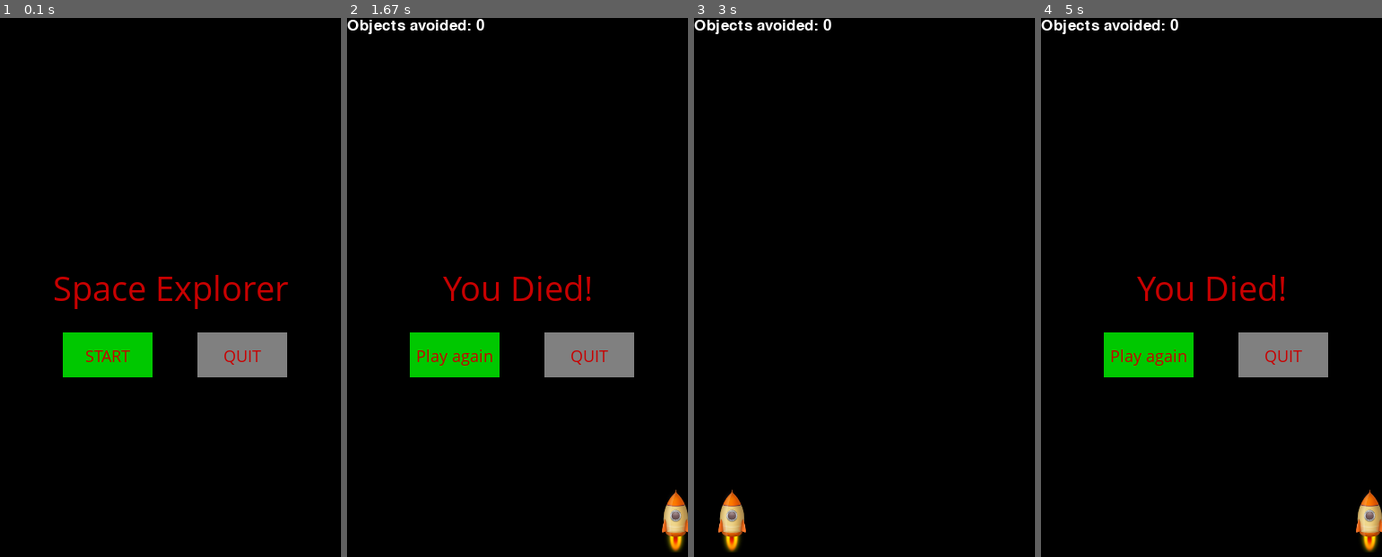
Above: before the commit, frames 1-4 (left to right).
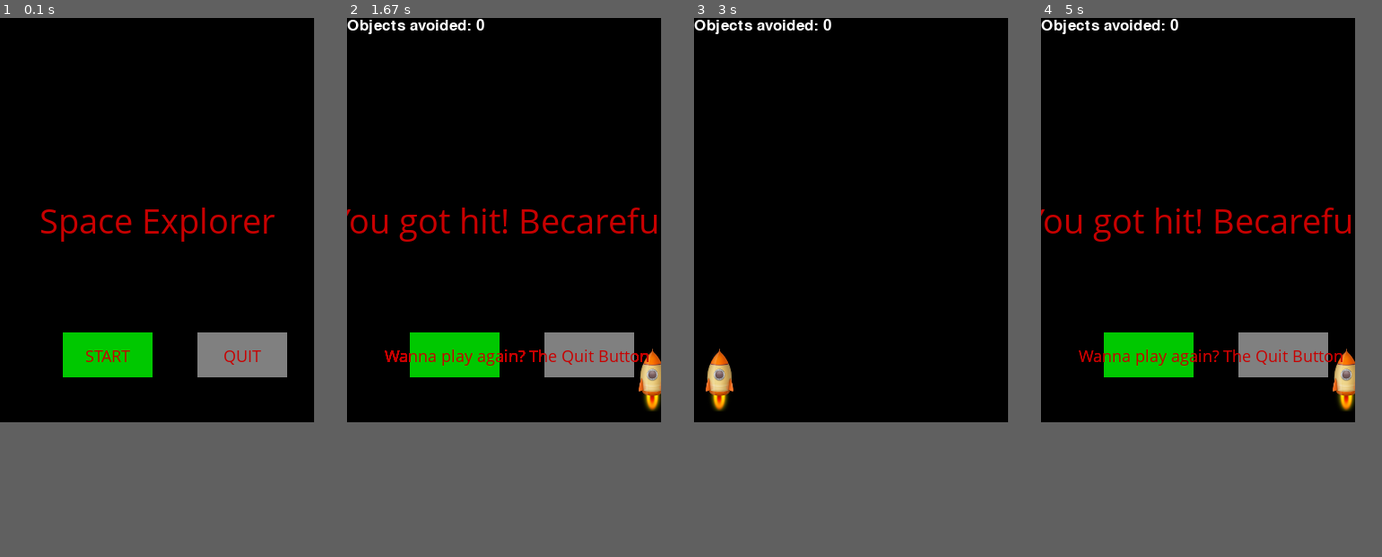
Above: after the commit, the same moments.

Repository: hannashin/practicecode
Game: pygame game, started from SpaceExplorer.py
Two runs of this game, one before a commit and one after it. Both use one fixed random seed, a clock stepped at 60 frames per second and the inputs below.
Inputs (mouse positions are in pixels of both pictures, inside the frame that each line leads up to):
- Up to frame 1 (0.1 s): no input
- Up to frame 2 (1.67 s): click "START" at 0.42 s; hold Right 0.67-1.13 s; move the mouse to (493, 238) at 0.7 s; hold Right 1.17-1.63 s; move the mouse to (507, 244) at 1.2 s
- Up to frame 3 (3 s): click (803, 352) at 2.33 s, where only the run after the commit has a clickable "Wanna play again?"; hold Left 2.57-2.97 s; move the mouse to (755, 158) at 2.6 s
- Up to frame 4 (5 s): hold Right 3-3.63 s; hold Left 3.67-4.13 s; hold Right 4.17-4.63 s; hold Right from 4.67 s (still down)
The window is 380x600 before the commit and 350x450 after it. Grey fills any space a smaller window leaves; there, only what the larger window draws over its background counts as a difference.

The runs differ from the first frame. In frame 1, 2.1% of the frame differs, in the area x 12-85%, y 35-54%; in frame 2, 4.0%, in the area x 0-100%, y 35-100%; in frame 3, 1.2%; in frame 4, 4.0%.

Commit message:
Week 10 discussion

Diff:
--- a/SpaceExplorer.py
+++ b/SpaceExplorer.py
@@ -6,8 +6,8 @@
 pygame.init()
 
 #display size
-display_width = 380
-display_height = 600
+display_width = 350
+display_height = 450
 
 #Define colours in RGB
 black = (0, 0, 0)
@@ -20,8 +20,8 @@
 dark_grey = (169, 169, 169)
 dark_green = (0, 255, 0)
 
-rocket_width = 31
-rocket_height = 75
+rocket_width = 25
+rocket_height = 82
 
 #Sounds/Music
 crash_sound = pygame.mixer.Sound("explode.wav")
@@ -104,7 +104,7 @@
 
         #gameDisplay.fill(black) - Don't fill so you see you where you got hit
         largeText = pygame.font.SysFont("comicsansms", 40)
-        TextSurf, TextRect = text_objects("You Died!", largeText)
+        TextSurf, TextRect = text_objects("You got hit! Becareful!", largeText)
         TextRect.center = ((display_width/2), (display_height/2))
         gameDisplay.blit(TextSurf, TextRect)
 
@@ -114,8 +114,8 @@
                     pygame.quit()
                     quit()
 
-            button("Play again",70, 350, 100, 50, green, dark_green, game_loop)
-            button("QUIT",220, 350, 100, 50, grey, dark_grey, quitgame)
+            button("Wanna play again?",70, 350, 100, 50, green, dark_green, game_loop)
+            button("The Quit Button",220, 350, 100, 50, grey, dark_grey, quitgame)
 
             pygame.display.update()
             clock.tick(15)
Not shown, added: .DS_Store
